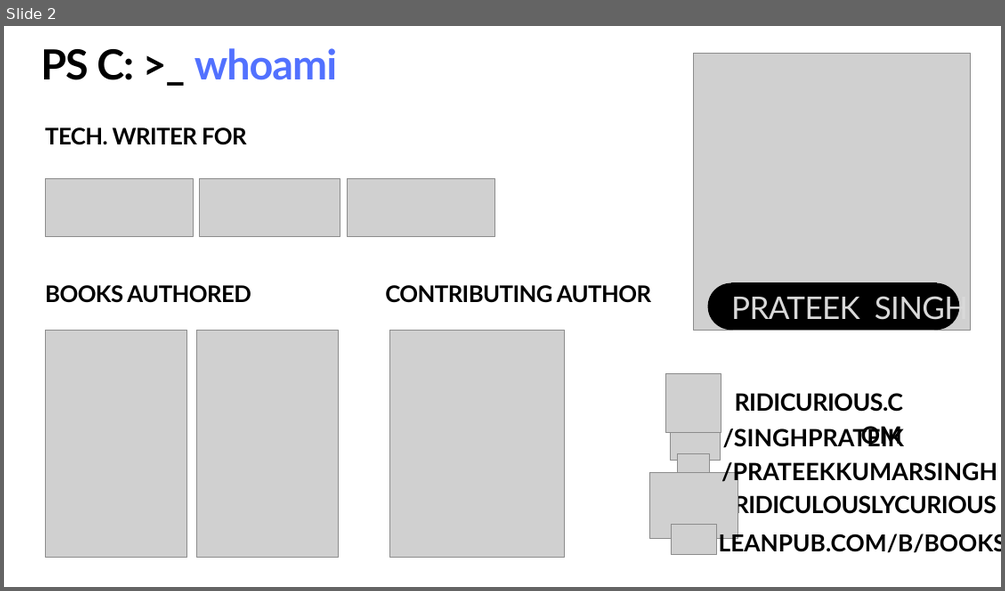
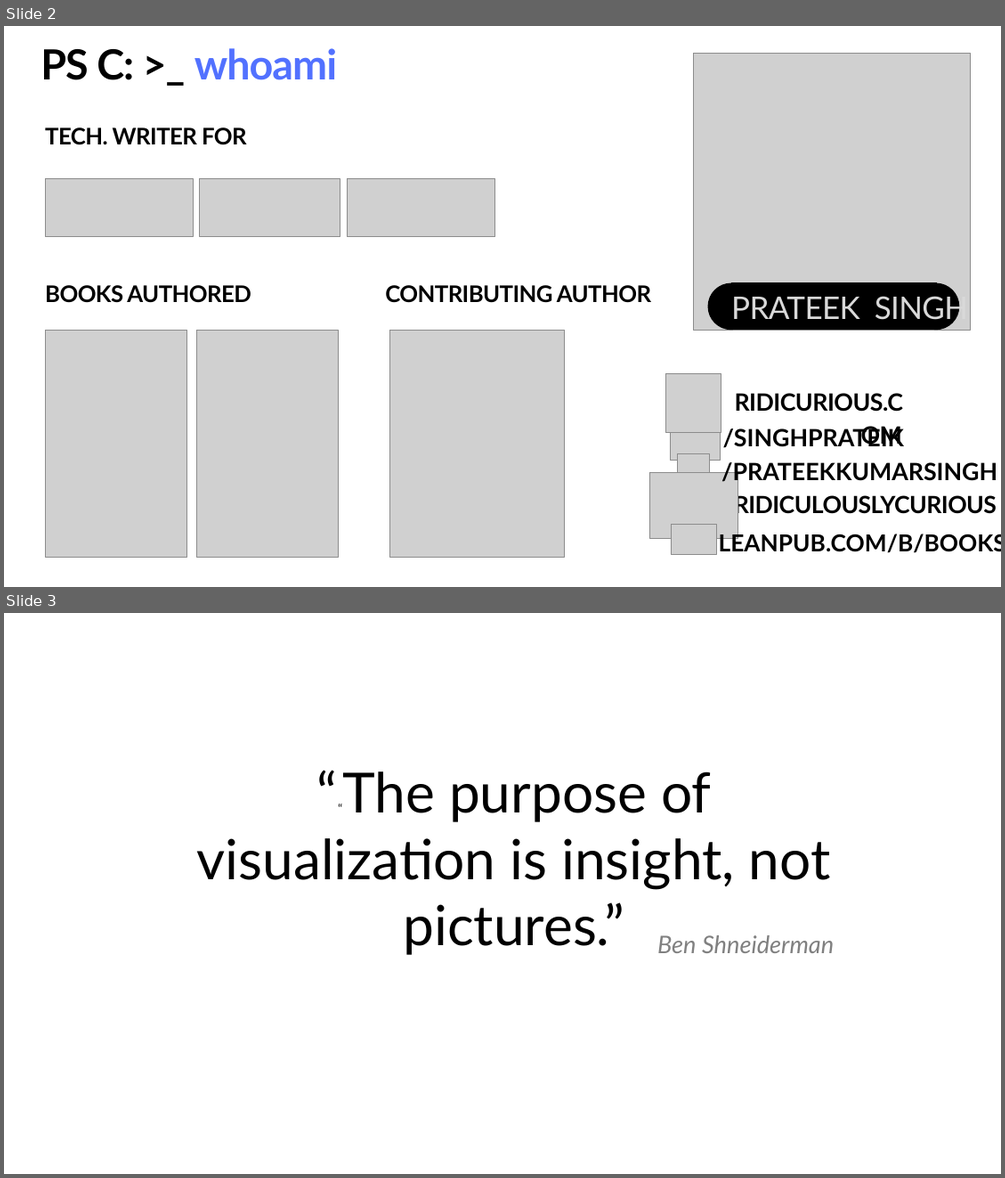
Before and after one commit to PrateekKumarSingh/Presentations, a slide deck: Visualize-Document-Infrastructure/ppt/VisualizeDocument.pptx. Shown one above the other, each under a label of ours: slide 2 before the commit, slides 2 and 3 after it. The pictures are 1005x591 and 1005x1178 pixels, drawn with LibreOffice and Linux fonts; fonts in the diff are those of the drawing; grey boxes stand for pictures; background and template pictures are left out. Boxes give left, top, right and bottom in pixels: in the first picture for what was removed or moved away, otherwise in the second. Text is boxed around its words. In the diff, an @@ line names an element or a change of style, - is before the commit and + after.

```diff
--- a/Visualize-Document-Infrastructure/ppt/VisualizeDocument.pptx
+++ b/Visualize-Document-Infrastructure/ppt/VisualizeDocument.pptx
@@ slide 3 added at <box>4,613,1001,1174</box>, background picture (left out) @@
@@ text added at <box>196,771,831,955</box>, 80 pt, text #000000 @@
+““The purpose of visualization is insight, not pictures.”
@@ text added at <box>657,935,833,953</box>, 35 pt, text #808080, italic @@
+Ben Shneiderman
```
Also in this commit, not shown: 12 other files.
